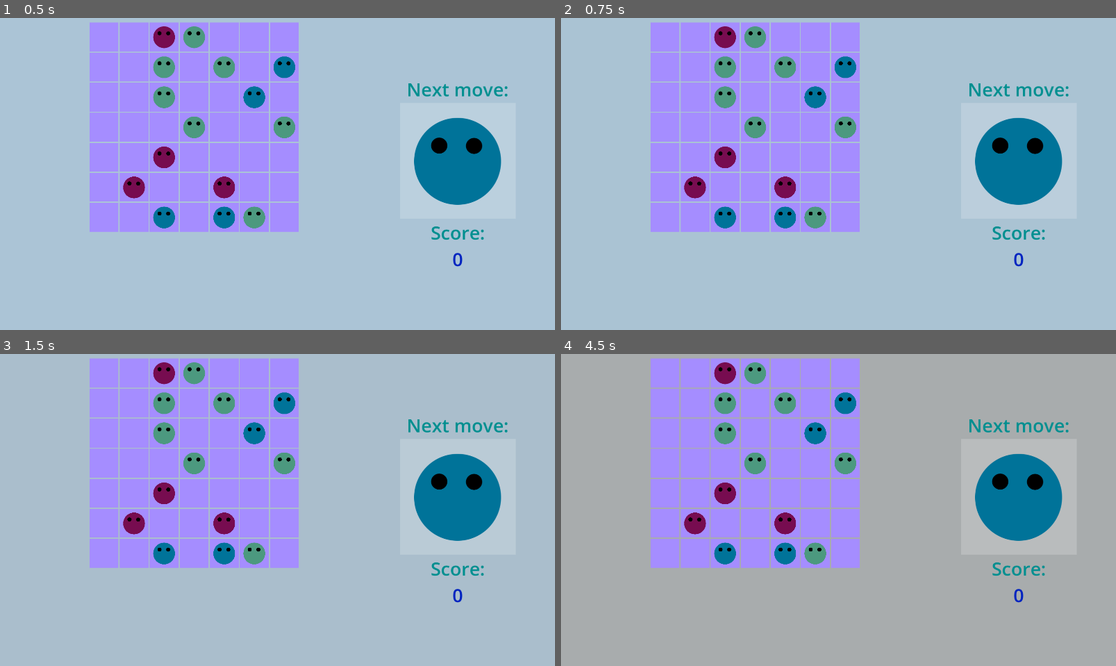
Above: before the commit, frames 1-4 (two rows, left to right).
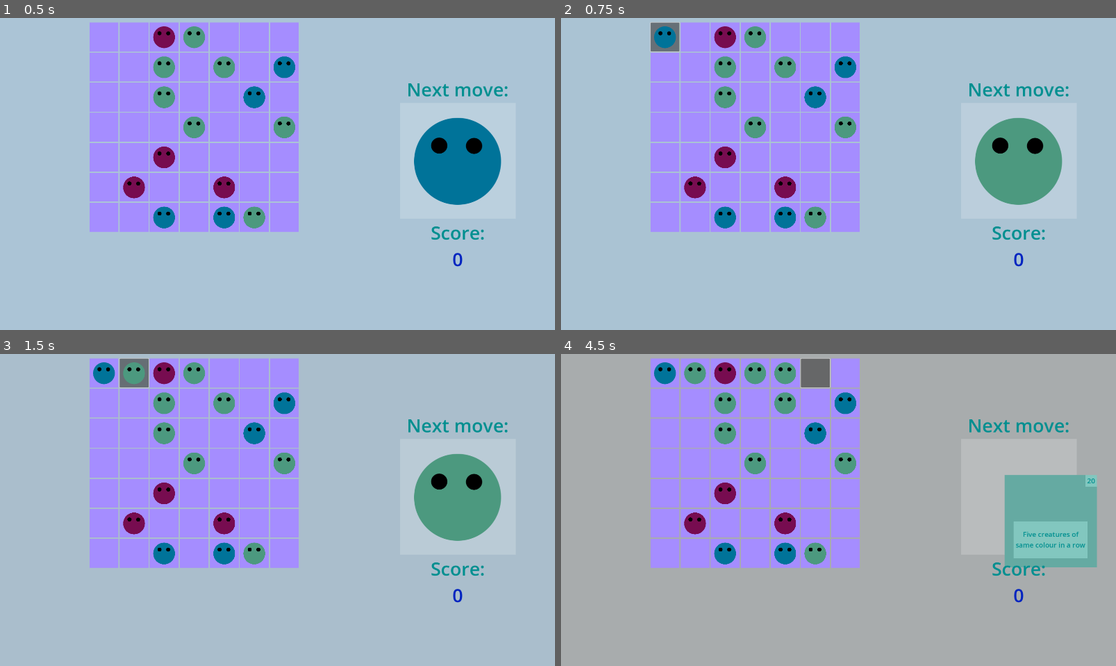
Above: after the commit, the same moments.

Repository: KaterynaKateryna/LudumDare56
Game: Godot game, scene res://scenes/game_screen.tscn
Two runs of this game, one before a commit and one after it. Both use one fixed random seed, a clock stepped at 60 frames per second and the inputs below.
Inputs (mouse positions are in pixels of both pictures, inside the frame that each line leads up to):
- Up to frame 1 (0.5 s): no input
- Up to frame 2 (0.75 s): click (666, 36) at 0.52 s
- Up to frame 3 (1.5 s): click (133, 372) at 1.27 s
- Up to frame 4 (4.5 s): click (727, 372) at 2.02 s; click (755, 372) at 2.77 s; click (783, 372) at 3.52 s; click (816, 372) at 4.27 s

Frame 1 is identical in both runs. In frame 2, 3.7% of the frame differs, in the area x 16-91%, y 1-60%; in frame 3, 4.0%; in frame 4, 7.6%, in the area x 16-97%, y 1-69%.

Commit message:
implement creature placement

Diff:
--- a/src/scenes/game_screen.gd
+++ b/src/scenes/game_screen.gd
@@ -15,9 +15,12 @@
 # Called when the node enters the scene tree for the first time.
 func _ready() -> void:
 	for i in range(0, 49):
-		var cell = ColorRect.new()
-		cell.color = Color("a58dff")
+		var cell = Button.new()
+		var new_sb = StyleBoxFlat.new()
+		new_sb.bg_color = Color("a58dff")
+		cell.add_theme_stylebox_override("normal", new_sb)
 		cell.custom_minimum_size = Vector2(cell_edge_size, cell_edge_size)
+		cell.connect("button_up", _on_cell_button_up.bind(cell))
 		grid.add_child(cell)
 		var creature = _get_random_creature_maybe()
 		if creature != null:
@@ -76,14 +79,14 @@
 	return card
 
 func _get_random_next_move():
-	var rand = rng.randi_range(0, 1)
+	var rand = rng.randi_range(0, 4)
 
-	if rand == 0:
+	if rand < 4:
 		print("creature")
 		var result = move.new(Enums.MOVE_TYPE.CREATURE)
 		result.creature = _get_random_creature()
 		return result
-	elif rand == 1:
+	else:
 		print("card")
 		var result = move.new(Enums.MOVE_TYPE.CARD)
 		result.card = _get_random_card()
@@ -91,9 +94,9 @@
 
 
 func _display_next_move():
-	var children_count = next_move_placeholder.get_child_count()
-	if children_count != 0:
-		next_move_placeholder.get_children().clear()
+	for n in next_move_placeholder.get_children():
+		next_move_placeholder.remove_child(n)
+		n.queue_free()
 
 	var placeholder_center = Vector2(next_move_placeholder.size.x / 2, next_move_placeholder.size.y / 2)
 	if next_move.move_type == Enums.MOVE_TYPE.CREATURE:
@@ -104,3 +107,20 @@
 		next_move.card.size = next_move_placeholder.size * 0.8
 		next_move.card.position = placeholder_center
 		next_move_placeholder.add_child(next_move.card)
+
+func _on_cell_button_up(cell: Button):
+	if next_move.move_type != Enums.MOVE_TYPE.CREATURE:
+		print("ignore click")
+		return
+
+	if cell.get_child_count() > 0:
+		print("cell occupied")
+		return
+
+	var tiny_creature = tiny_creature_scene.instantiate()
+	tiny_creature.colour = next_move.creature.colour
+	tiny_creature.size = cell.custom_minimum_size * 0.8
+	tiny_creature.position = Vector2(cell_edge_center, cell_edge_center)
+	cell.add_child(tiny_creature)
+	next_move = _get_random_next_move()
+	_display_next_move()
